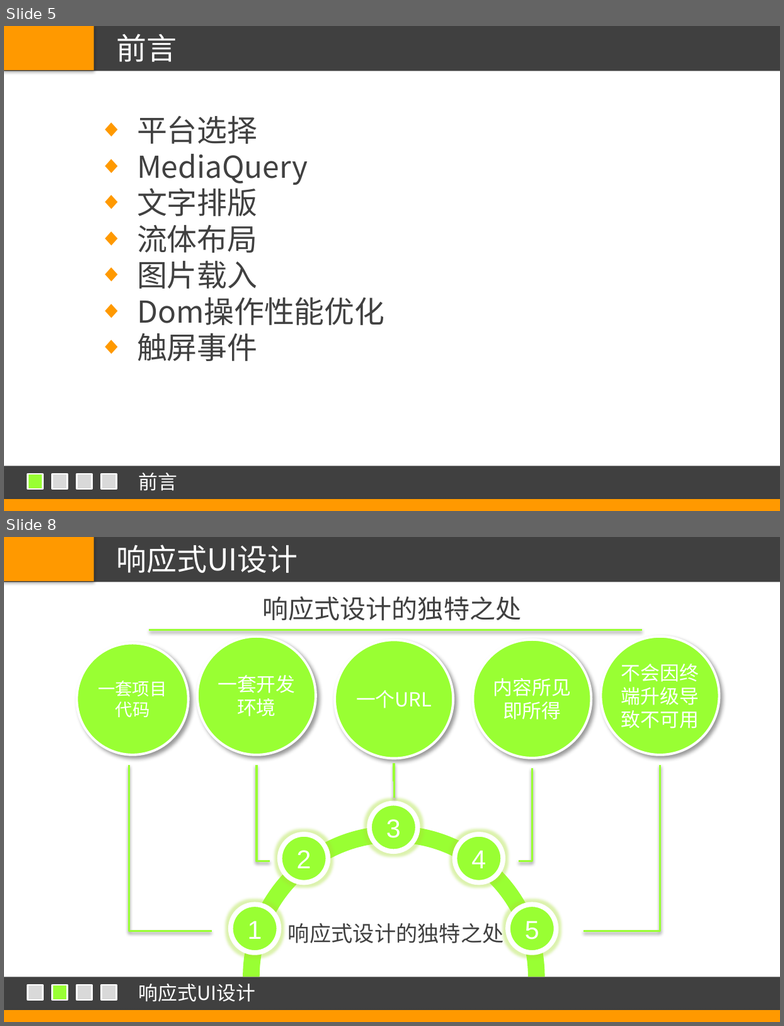
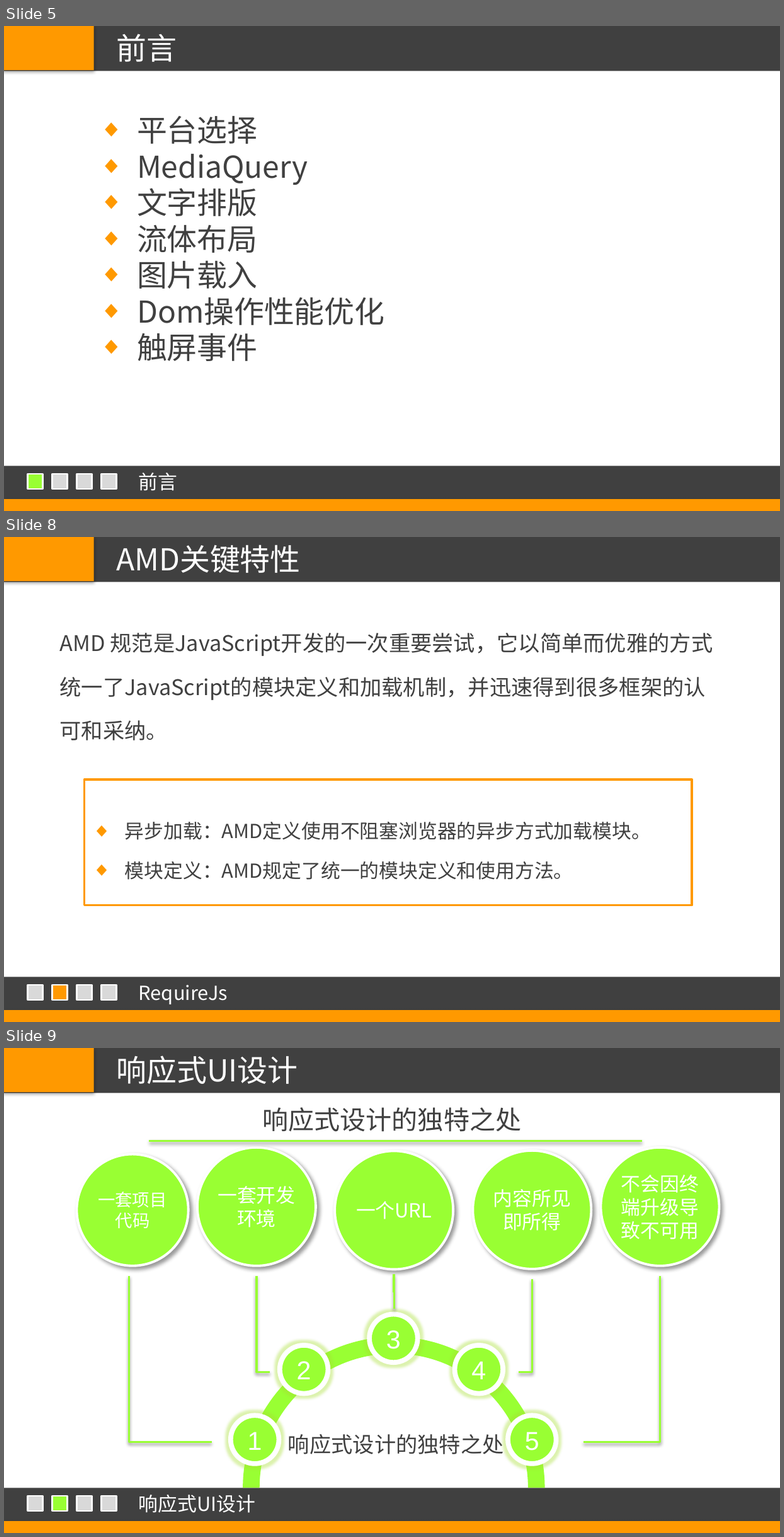
Before and after one commit to ssdut-nowind/NeusoftApp, a slide deck: doc/移动端Web开发框架讨论.pptx. Shown one above the other, each under a label of ours: slides 5 and 8 before the commit, slides 5, 8 and 9 after it; the slides between them are not shown. The pictures are 784x1026 and 784x1537 pixels, drawn with LibreOffice and Linux fonts; fonts in the diff are those of the drawing. Boxes give left, top, right and bottom in pixels: in the first picture for what was removed or moved away, otherwise in the second. Text is boxed around its words. In the diff, an @@ line names an element or a change of style, - is before the commit and + after.

```diff
--- a/doc/移动端Web开发框架讨论.pptx
+++ b/doc/移动端Web开发框架讨论.pptx
@@ slide 8 added at <box>4,537,780,1022</box>, background #FFFFFF; not listed: 4 template elements that a slide beside it also shows @@
@@ text added at <box>116,545,300,573</box>, 28 pt, text #FFFFFF @@
+AMD关键特性
@@ text added at <box>60,633,713,740</box>, 20 pt, text #404040 @@
+AMD 规范是JavaScript开发的一次重要尝试，它以简单而优雅的方式统一了JavaScript的模块定义和加载机制，并迅速得到很多框架的认可和采纳。
@@ rectangle added at <box>84,780,692,906</box>, outline #FF9900 2.25 pt, 18 pt, text #404040 @@
+◆ 异步加载：AMD定义使用不阻塞浏览器的异步方式加载模块。
+◆ 模块定义：AMD规定了统一的模块定义和使用方法。
@@ rectangle added at <box>28,985,43,999</box>, fill #D9D9D9, outline #FFFFFF 1.5 pt @@
@@ rectangle added at <box>52,985,67,999</box>, fill #FF9900, outline #FFFFFF 1.5 pt @@
@@ rectangle added at <box>77,985,92,999</box>, fill #D9D9D9, outline #FFFFFF 1.5 pt @@
@@ rectangle added at <box>101,985,116,999</box>, fill #D9D9D9, outline #FFFFFF 1.5 pt @@
@@ text added at <box>139,985,228,1004</box>, 18 pt, text #FFFFFF @@
+RequireJs
@@ what was slide 8 is now slide 9 @@
```
Also in this commit, not shown: 2 slides changed, 1 other slide added, 1 slide removed.
